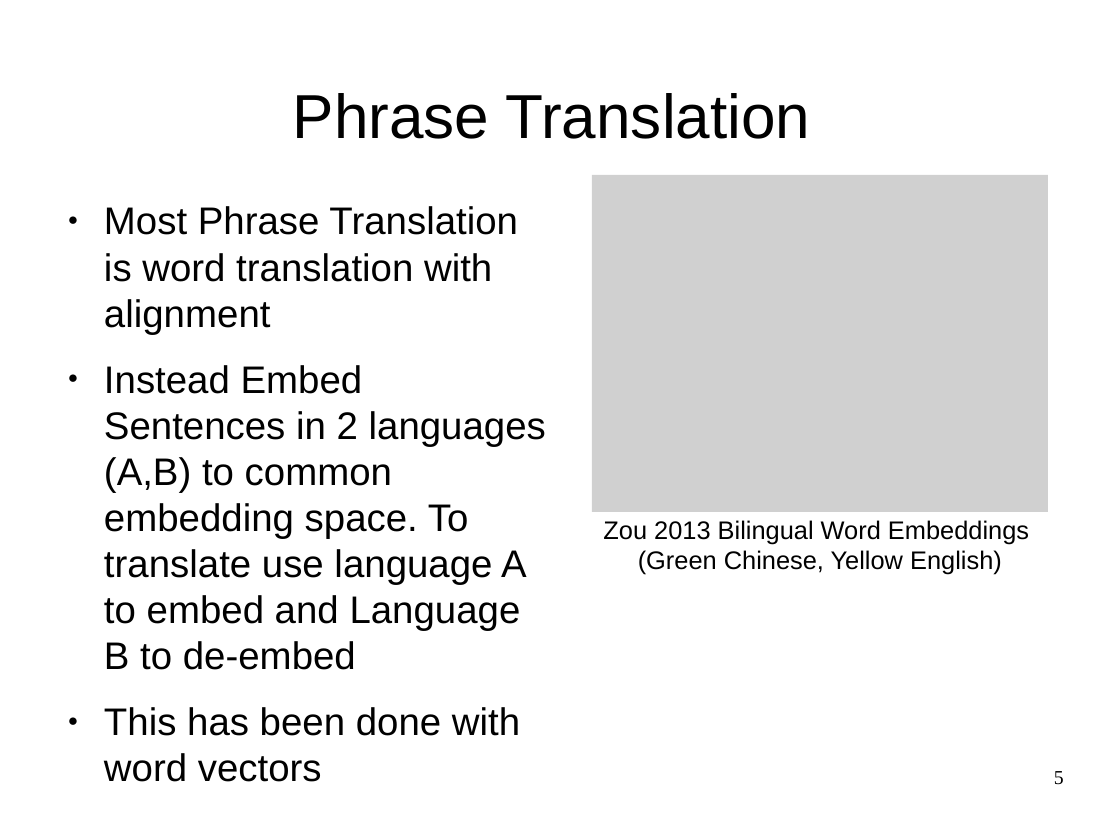
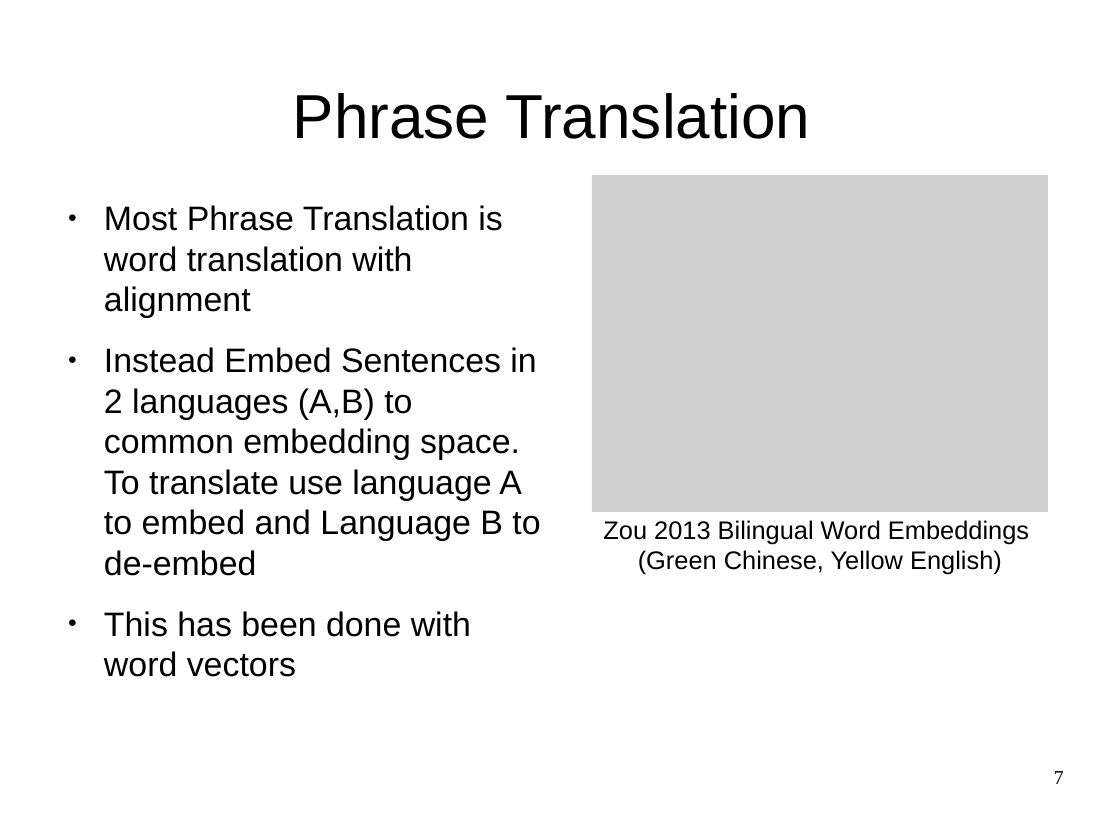
Before and after one commit to oxinabox/phd, a slide deck: slide 7 of documents_prepared/themes/themes.odp (slide 5 before the commit). Drawn at 1120x840 pixels with LibreOffice and Linux fonts; fonts in the diff are those of the drawing; grey boxes stand for pictures. Boxes give left, top, right and bottom in pixels: in the first picture for what was removed or moved away, otherwise in the second. Text is boxed around its words. In the diff, an @@ line names an element or a change of style, - is before the commit and + after.

```diff
--- a/documents_prepared/themes/themes.odp
+++ b/documents_prepared/themes/themes.odp
@@ text "Most Phrase Translation is word ..." at (104, 205, 540, 677): size 27.2 to 24 pt @@
@@ page number at (1054, 771, 1064, 784): text changed @@
-5
+7
```
Also in this commit, not shown: 3 other slides changed, 4 slides added, 2 slides removed, 7 other files.
